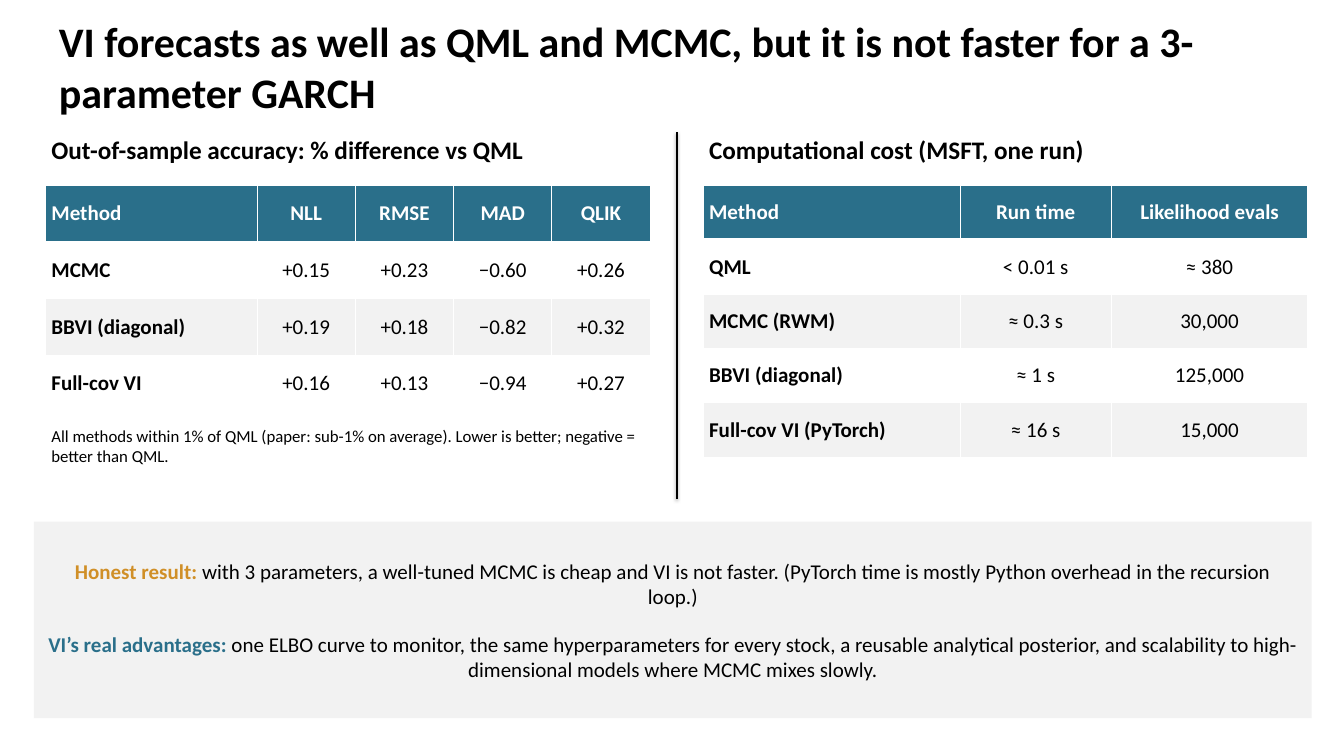
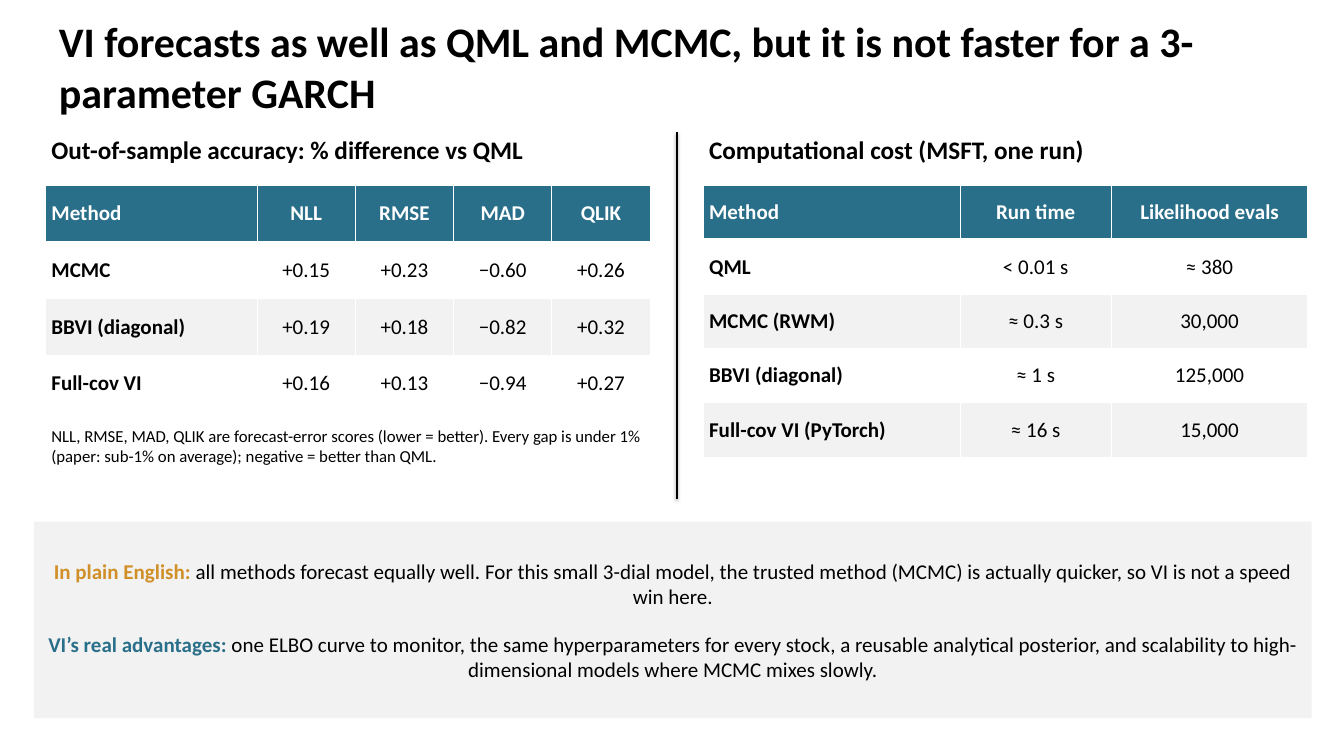
Before and after one commit to SGhuman123/Fordham-Time-Series-Econometrics, a slide deck: slide 13 of slides/Scalable_Bayesian_Volatility.pptx (slide 12 before the commit). Drawn at 1344x756 pixels with LibreOffice and Linux fonts; fonts in the diff are those of the drawing. Boxes give left, top, right and bottom in pixels: in the first picture for what was removed or moved away, otherwise in the second. Text is boxed around its words. In the diff, an @@ line names an element or a change of style, - is before the commit and + after.

```diff
--- a/slides/Scalable_Bayesian_Volatility.pptx
+++ b/slides/Scalable_Bayesian_Volatility.pptx
@@ text at [51,430,640,465]: text changed @@
-All methods within 1% of QML (paper: sub-1% on average). Lower is better; negative = better than QML.
+NLL, RMSE, MAD, QLIK are forecast-error scores (lower = better). Every gap is under 1% (paper: sub-1% on average); negative = better than QML.
@@ text at [54,564,1290,604]: text changed @@
-Honest result: with 3 parameters, a well-tuned MCMC is cheap and VI is not faster. (PyTorch time is mostly Python overhead in the recursion loop.)
+In plain English: all methods forecast equally well. For this small 3-dial model, the trusted method (MCMC) is actually quicker, so VI is not a speed win here.
```
Also in this commit, not shown: 10 other slides changed, 2 slides added, 7 other files.
